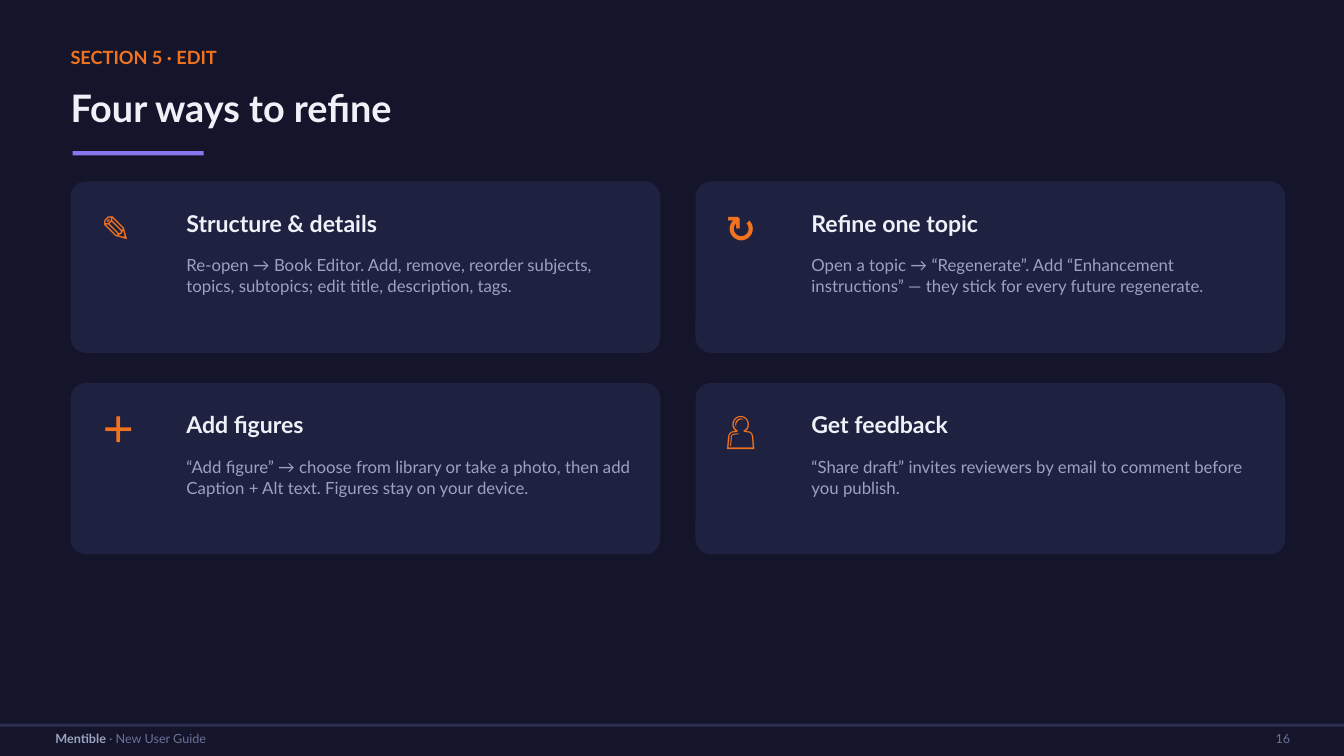
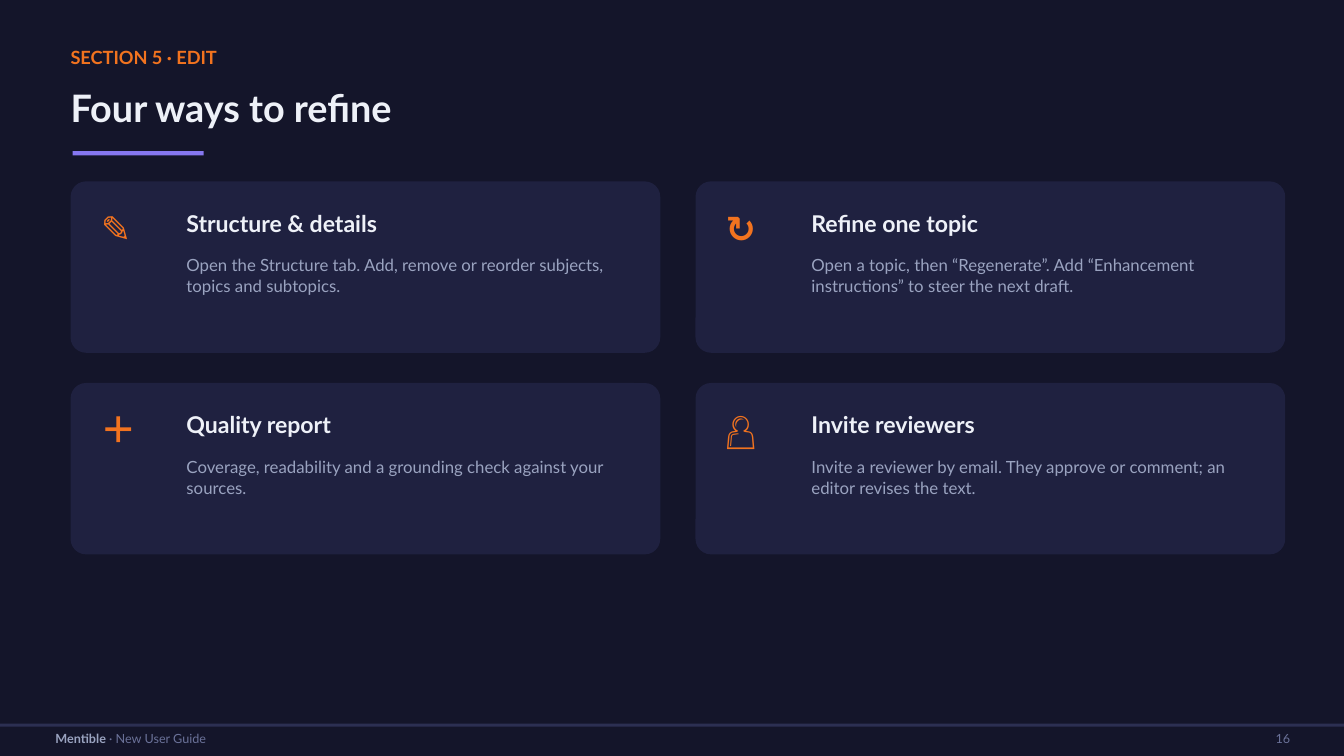
Before and after one commit to wegofwd2020-hub/Mentible, a slide deck: slide 16 of Mentible-New-User-Guide.pptx. Drawn at 1344x756 pixels with LibreOffice and Linux fonts; fonts in the diff are those of the drawing. Boxes give left, top, right and bottom in pixels: in the first picture for what was removed or moved away, otherwise in the second. Text is boxed around its words. In the diff, an @@ line names an element or a change of style, - is before the commit and + after.

```diff
--- a/Mentible-New-User-Guide.pptx
+++ b/Mentible-New-User-Guide.pptx
@@ text at (x1=186, y1=258, x2=603, y2=295): text changed @@
-Re-open → Book Editor. Add, remove, reorder subjects, topics, subtopics; edit title, description, tags.
+Open the Structure tab. Add, remove or reorder subjects, topics and subtopics.
@@ text at (x1=811, y1=258, x2=1195, y2=292): text changed @@
-Open a topic → “Regenerate”. Add “Enhancement instructions” — they stick for every future regenerate.
+Open a topic, then “Regenerate”. Add “Enhancement instructions” to steer the next draft.
@@ text at (x1=186, y1=416, x2=331, y2=437): text changed @@
-Add figures
+Quality report
@@ text at (x1=811, y1=416, x2=975, y2=433): text changed @@
-Get feedback
+Invite reviewers
@@ text at (x1=186, y1=460, x2=603, y2=494): text changed @@
-“Add figure” → choose from library or take a photo, then add Caption + Alt text. Figures stay on your device.
+Coverage, readability and a grounding check against your sources.
@@ text at (x1=811, y1=460, x2=1225, y2=494): text changed @@
-“Share draft” invites reviewers by email to comment before you publish.
+Invite a reviewer by email. They approve or comment; an editor revises the text.
```
Also in this commit, not shown: 18 other slides changed, 1 other file.
